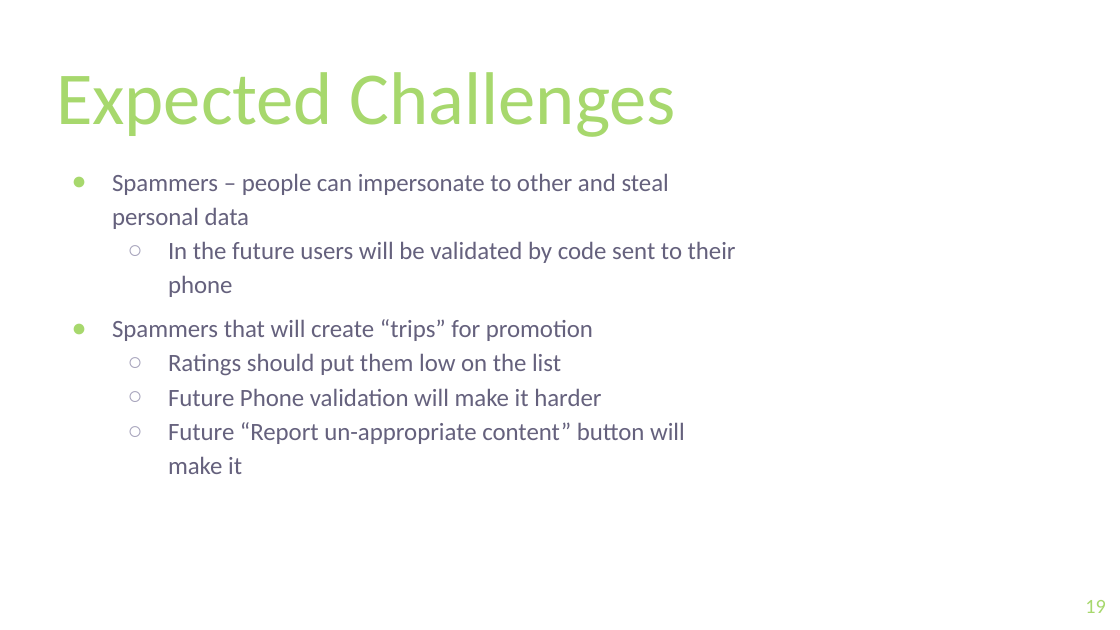
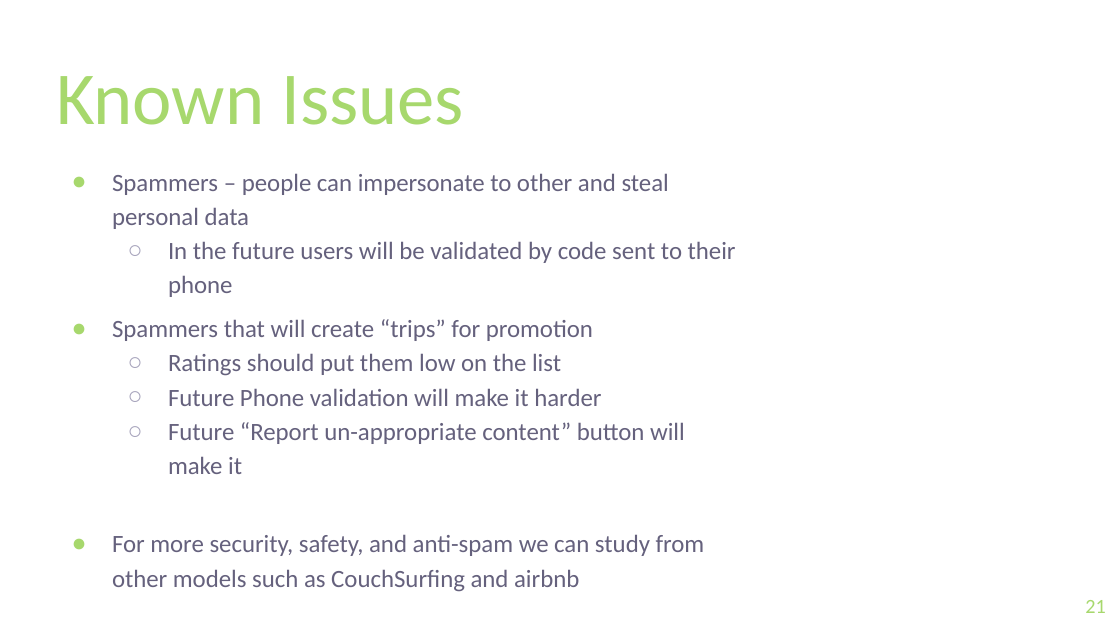
Before and after one commit to keremg/outsurfing, a slide deck: slide 21 of documents/Presentation_new.pptx (slide 19 before the commit). Drawn at 1120x630 pixels with LibreOffice and Linux fonts; fonts in the diff are those of the drawing; background and template pictures are left out. Boxes give left, top, right and bottom in pixels: in the first picture for what was removed or moved away, otherwise in the second. Text is boxed around its words. In the diff, an @@ line names an element or a change of style, - is before the commit and + after.

```diff
--- a/documents/Presentation_new.pptx
+++ b/documents/Presentation_new.pptx
@@ title at [56,76,464,125]: text changed @@
-Expected Challenges
+Known Issues
@@ text at [112,534,705,592]: paragraph added @@
+● For more security, safety, and anti-spam we can study from other models such as CouchSurfing and airbnb
@@ page number at [1085,600,1105,613]: text changed @@
-19
+21
```
Also in this commit, not shown: 11 other slides changed, 3 slides added, 1 slide removed, 1 other file.
